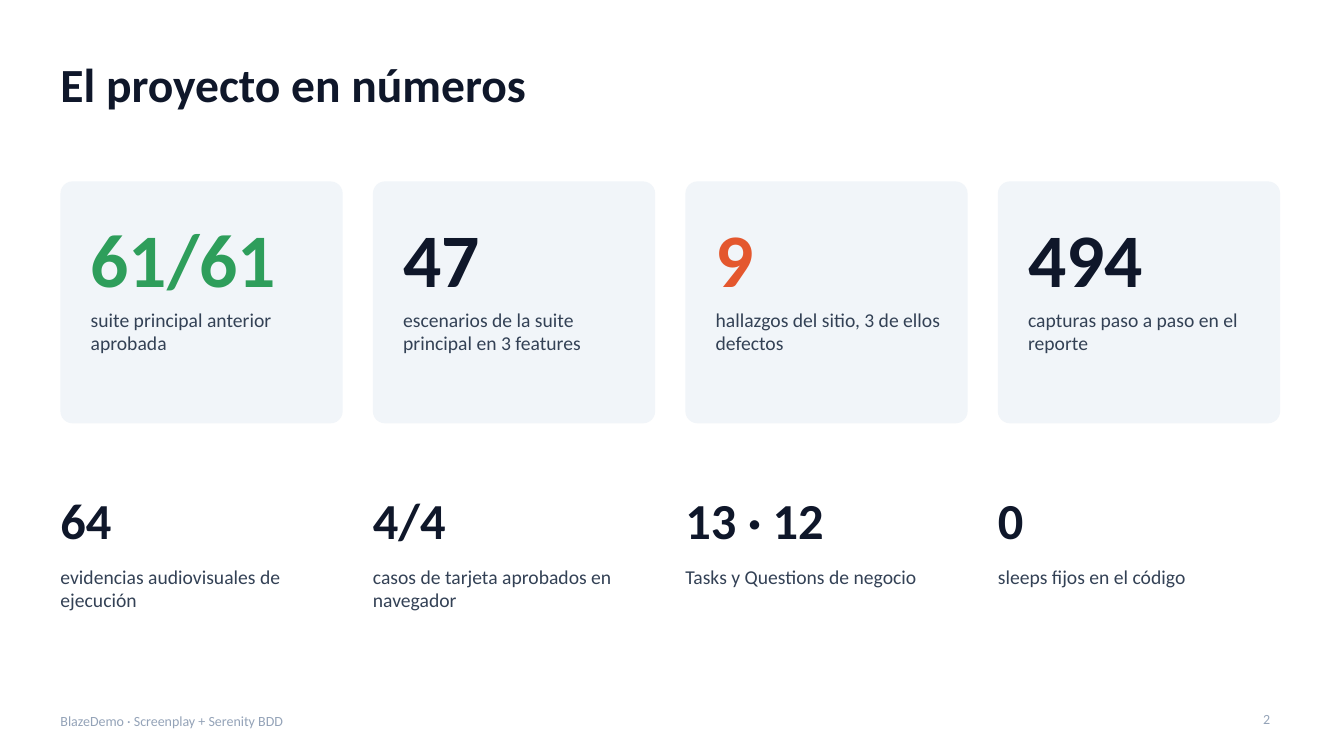
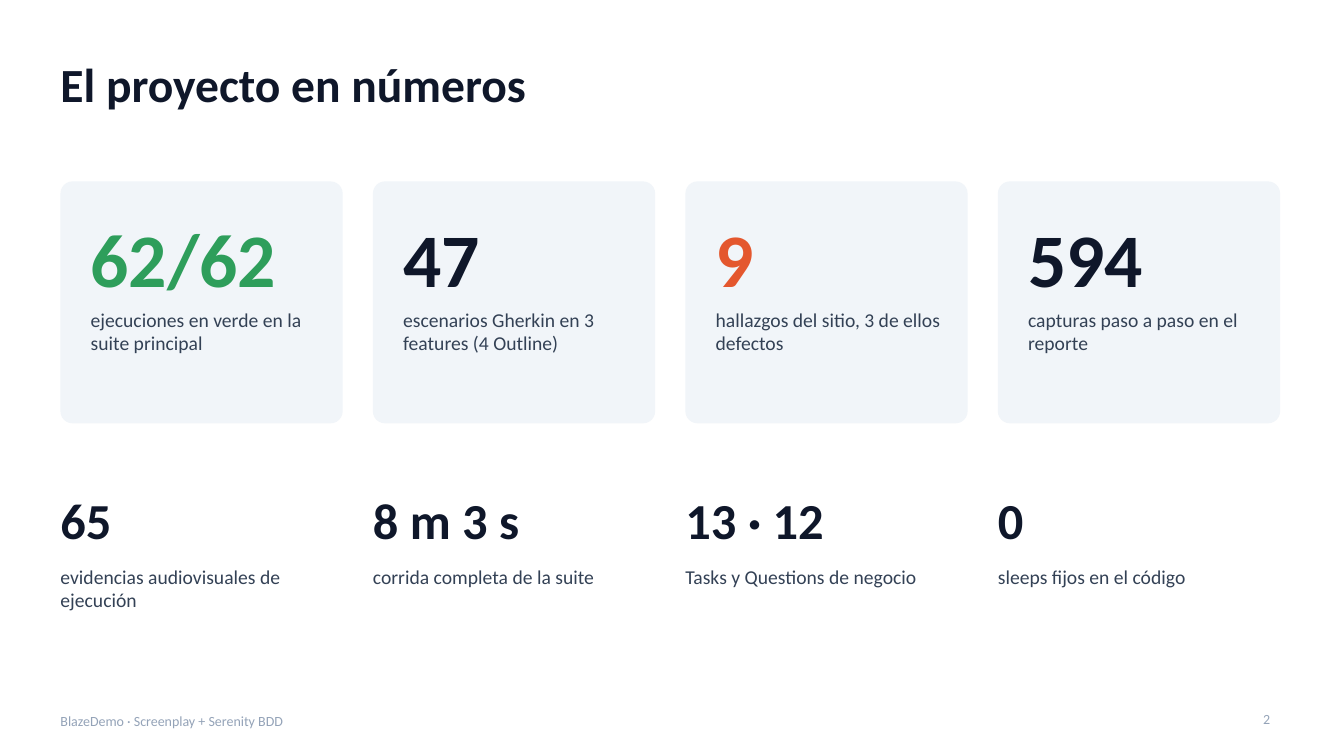
Before and after one commit to Santiagodutr/blazedemo-screenplay-serenity, a slide deck: slide 2 of presentacion/BlazeDemo_Screenplay_Sustentacion.pptx. Drawn at 1344x756 pixels with LibreOffice and Linux fonts; fonts in the diff are those of the drawing. Boxes give left, top, right and bottom in pixels: in the first picture for what was removed or moved away, otherwise in the second. Text is boxed around its words. In the diff, an @@ line names an element or a change of style, - is before the commit and + after.

Commit message:
Actualiza presentación y agrega guiones de exposición y demo
- Presentación con las cifras tras integrar la rama de tarjetas de prueba (62/62)
- Guion de exposición para dos personas
- Guion técnico del IDE, ejecución y demo en vivo
- README con las cifras actualizadas

```diff
--- a/presentacion/BlazeDemo_Screenplay_Sustentacion.pptx
+++ b/presentacion/BlazeDemo_Screenplay_Sustentacion.pptx
@@ text at (91,234,276,291): text changed @@
-61/61
+62/62
@@ text at (1028,237,1143,288): text changed @@
-494
+594
@@ text at (91,313,301,353): text changed @@
-suite principal anterior aprobada
+ejecuciones en verde en la suite principal
@@ text at (403,313,594,353): text changed @@
-escenarios de la suite principal en 3 features
+escenarios Gherkin en 3 features (4 Outline)
@@ text at (60,504,111,540): text changed @@
-64
+65
@@ text at (373,504,519,540): text changed @@
-4/4
+8 m 3 s
@@ text at (373,570,594,587): text changed @@
-casos de tarjeta aprobados en navegador
+corrida completa de la suite
```
Also in this commit, not shown: 9 other slides changed, 3 other files.
